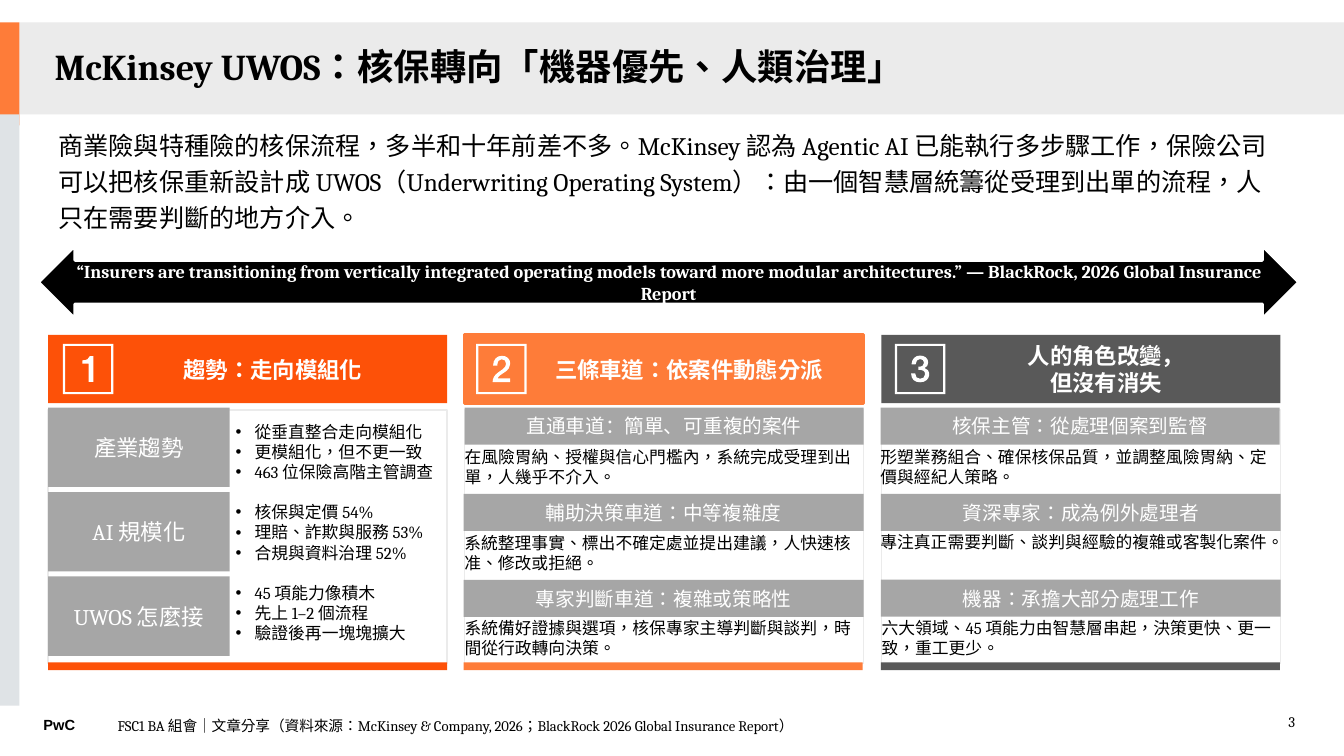
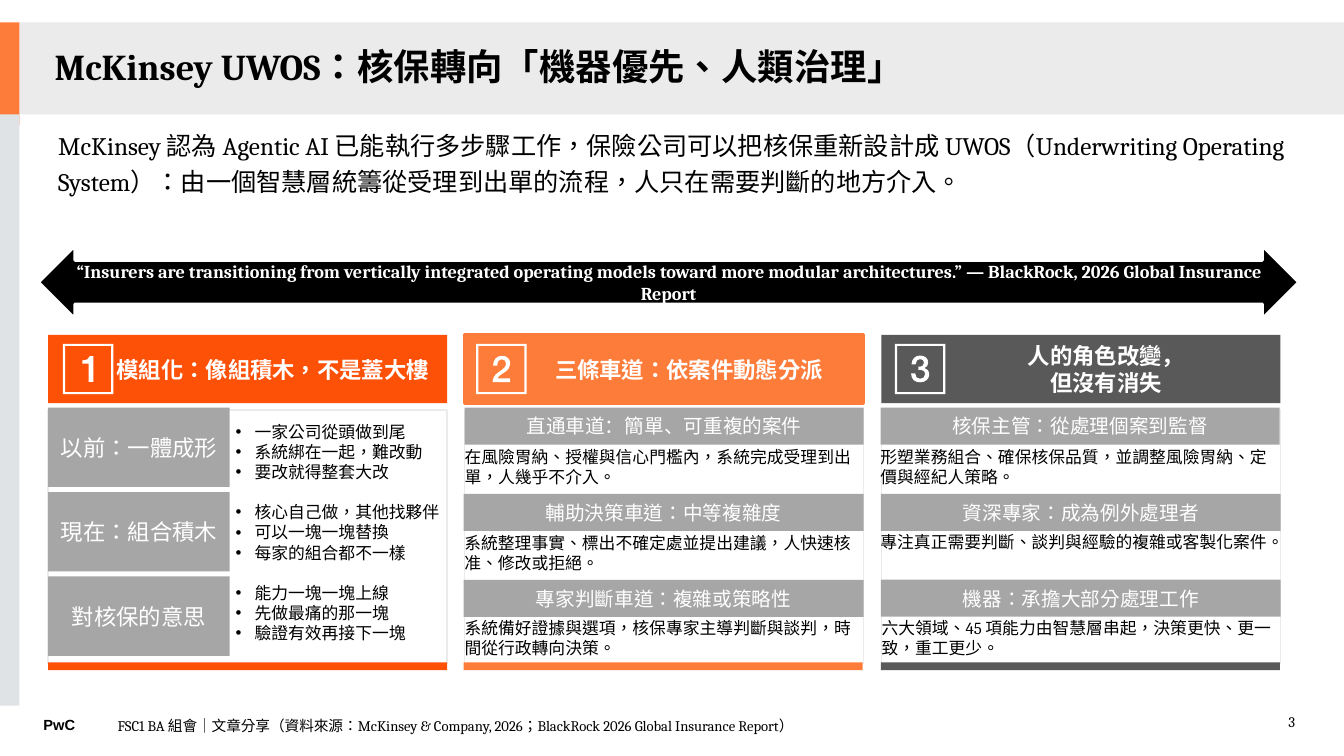
Before and after one commit to Robshao/PwC_FSC1, a slide deck: slide 3 of pwc-fsc1-ai-short-vid/07-ba-team-meeting-1021/BA組會分享_1106.pptx. Drawn at 1344x756 pixels with LibreOffice and Linux fonts; fonts in the diff are those of the drawing. Boxes give left, top, right and bottom in pixels: in the first picture for what was removed or moved away, otherwise in the second. Text is boxed around its words. In the diff, an @@ line names an element or a change of style, - is before the commit and + after.

```diff
--- a/pwc-fsc1-ai-short-vid/07-ba-team-meeting-1021/BA組會分享_1106.pptx
+++ b/pwc-fsc1-ai-short-vid/07-ba-team-meeting-1021/BA組會分享_1106.pptx
@@ text at (x1=58, y1=133, x2=1284, y2=197): text changed @@
-商業險與特種險的核保流程，多半和十年前差不多。McKinsey 認為 Agentic AI 已能執行多步驟工作，保險公司可以把核保重新設計成 UWOS（Underwriting Operating System）：由一個智慧層統籌從受理到出單的流程，人只在需要判斷的地方介入。
+McKinsey 認為 Agentic AI 已能執行多步驟工作，保險公司可以把核保重新設計成 UWOS（Underwriting Operating System）：由一個智慧層統籌從受理到出單的流程，人只在需要判斷的地方介入。
@@ text in rectangle at (x1=116, y1=359, x2=428, y2=380): text changed @@
-趨勢：走向模組化
+模組化：像組積木，不是蓋大樓
@@ text in rectangle at (x1=61, y1=437, x2=217, y2=458): text changed @@
-產業趨勢
+以前：一體成形
@@ text at (x1=255, y1=424, x2=423, y2=480): text changed @@
-• 從垂直整合走向模組化
-• 更模組化，但不更一致
-• 463 位保險高階主管調查
+• 一家公司從頭做到尾
+• 系統綁在一起，難改動
+• 要改就得整套大改
@@ text at (x1=255, y1=504, x2=440, y2=561): text changed @@
-• 核保與定價 54%
-• 理賠、詐欺與服務 53%
-• 合規與資料治理 52%
+• 核心自己做，其他找夥伴
+• 可以一塊一塊替換
+• 每家的組合都不一樣
@@ text in rectangle at (x1=61, y1=521, x2=217, y2=542): text changed @@
-AI 規模化
+現在：組合積木
@@ text at (x1=255, y1=585, x2=406, y2=641): text changed @@
-• 45 項能力像積木
-• 先上 1–2 個流程
-• 驗證後再一塊塊擴大
+• 能力一塊一塊上線
+• 先做最痛的那一塊
+• 驗證有效再接下一塊
@@ text in rectangle at (x1=72, y1=606, x2=206, y2=627): text changed @@
-UWOS 怎麼接
+對核保的意思
```
Also in this commit, not shown: 7 other slides changed, 2 slides removed, 2 other files.
